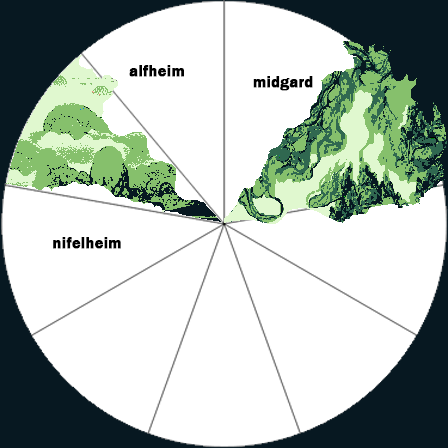
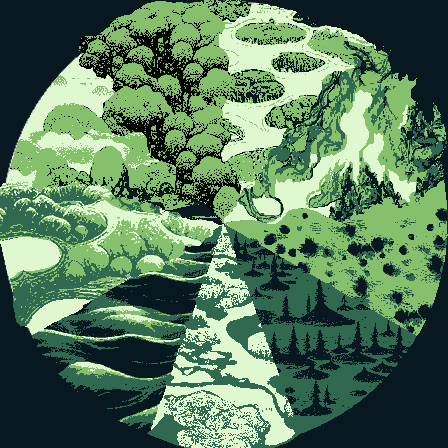
Two versions of the same layered image (448×448). Layer-by-layer changes:
showed "alfheim" (1st of 2), painted on it over [79, 1, 243, 225]
painted on "asgard" (1st of 2) over [181, 212, 223, 225]
added group "hel" with 2 layers above "nif wilt" over [225, 179, 448, 336]
added layer "helheim2" in group "hel" over [251, 209, 447, 333]
added layer "helheim" in group "hel" over [225, 179, 448, 336]
added group "vanarheim" with 5 layers above "cloudballad_a_land_with_many_trees_map_top_view_2.5D_drawing_by_160ddb5e-88df-4…" over [10, 53, 293, 434]
added layer "vanar copy 3" in group "vanarheim" over [40, 251, 210, 414]
added layer "vanar copy 2" in group "vanarheim" over [10, 53, 293, 422]
added layer "vanar copy" in group "vanarheim" over [32, 226, 222, 429]
added layer "vanar copy 4" in group "vanarheim" over [32, 226, 222, 434]
added layer "cloudballad_a_land_with_many_trees_map_top_view_2.5D_drawing_by_160ddb5e-88df-4…" above "nif" over [226, 226, 416, 433]
added layer "nif" above "mid" over [145, 225, 303, 448]
added layer "mid" (1st of 2) above "mid" over [199, 0, 404, 204]
showed "?", painted on it over [0, 182, 224, 335]
